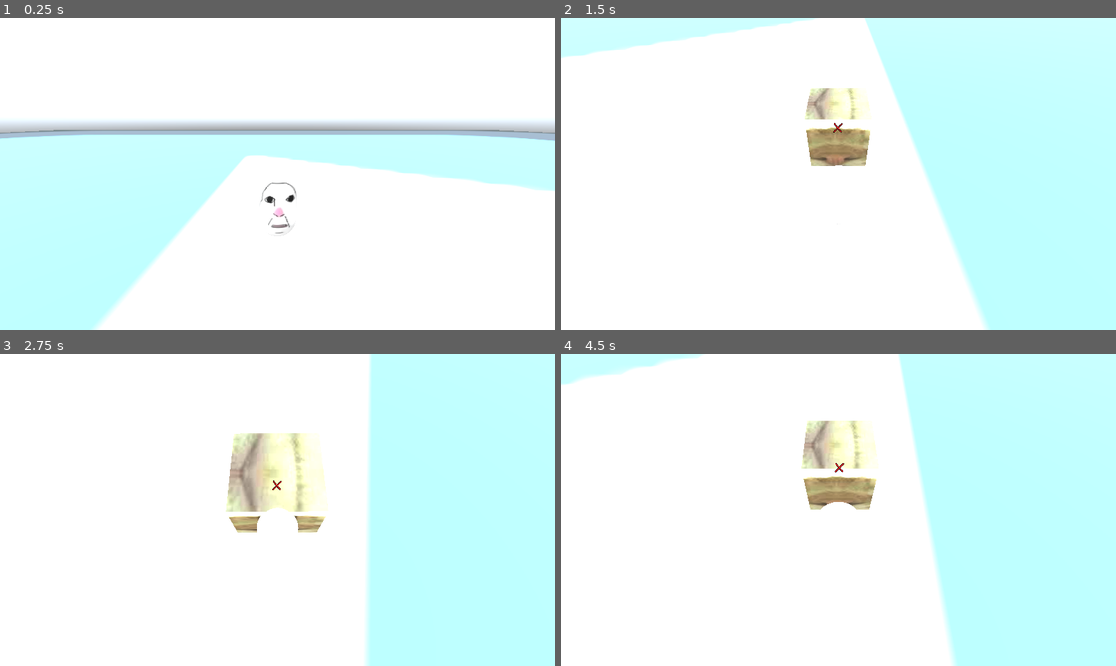
Above: before the commit, frames 1-4 (two rows, left to right).
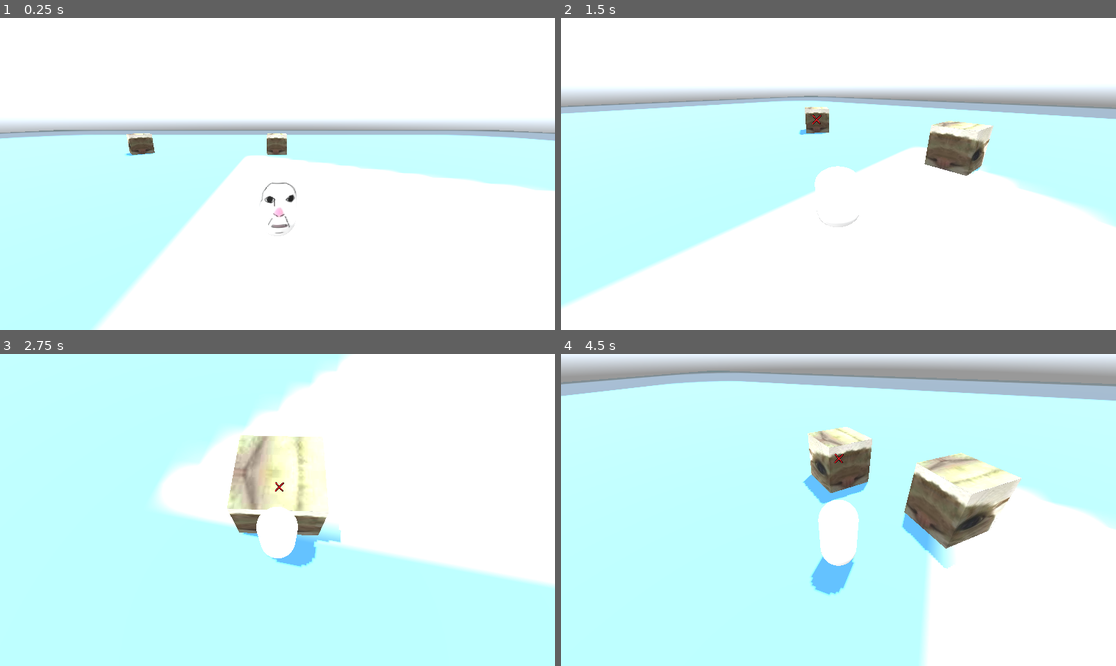
Above: after the commit, the same moments.

Repository: tabyrocket/rat-souls
Game: Godot game, scene res://scenes/test_scene.tscn
Same seed, same stepped clock (60 frames per second), same inputs: the game is played once before the commit and once after it. The engine's default icon, where the game draws it, is replaced by a stand-in: a white triangle on a blue panel in a dark square. A sky picture missing from this copy of the repository is replaced by a grey-blue gradient.
Inputs (mouse positions are in pixels of both pictures, inside the frame that each line leads up to):
- Up to frame 1 (0.25 s): no input
- Up to frame 2 (1.5 s): move the mouse to (866, 174) at 0.52 s; hold W (move_forward) from 0.53 s (still down); tap Q (lock_on) at 0.6 s; move the mouse to (810, 174) at 1.27 s; click (810, 174) at 1.35 s
- Up to frame 3 (2.75 s): keep holding W (move_forward); tap Q (lock_on) at 1.55, 2.3 s; move the mouse to (288, 503) at 2.02 s; tap Space (dodge) at 2.1 s
- Up to frame 4 (4.5 s): keep holding W (move_forward); move the mouse to (832, 516) at 2.77 s; tap Q (lock_on) at 2.85, 3.6 s; move the mouse to (877, 513) at 3.52 s; move the mouse to (794, 506) at 4.27 s; click (794, 506) at 4.35 s

The runs differ from the first frame. In frame 1, 0.6% of the frame differs, in the area x 22-52%, y 36-45%; in frame 2, 58%; in frame 3, 77%; in frame 4, 87%, in the area x 0-100%, y 0-100%.

Commit message:
Swap target lock-on

Diff:
--- a/rat-souls/characters/enemies/cat_enemy.gd
+++ b/rat-souls/characters/enemies/cat_enemy.gd
@@ -1,7 +1,8 @@
 extends CharacterBody3D
 
 # Settings
-@export var speed: float = 4.0
+@export var health: int = 5
+@export var speed: float = 3.0
 @export var attack_range: float = 2.0
 @export var attack_damage: int = 1
 @export var attack_windup: float = 0.6
@@ -18,7 +19,6 @@
 var attack_timer: float = 0.0
 var cooldown_timer: float = 0.0
 var hit_timer: float = 0.0
-var health: int = 10
 var hit_bodies: Array[Node] = []
 
 # References
--- a/rat-souls/characters/player/player.gd
+++ b/rat-souls/characters/player/player.gd
@@ -2,6 +2,7 @@
 
 # Node references
 @onready var camera_pivot: Node3D = $CameraPivot
+@onready var camera_3d: Camera3D = $CameraPivot/Camera3D
 @onready var dodge_sfx: AudioStreamPlayer3D = $DodgeSFX
 @onready var damaged_sfx: AudioStreamPlayer3D = $DamagedSFX
 @onready var visual_model: MeshInstance3D = $MeshInstance3D
@@ -16,6 +17,9 @@
 @export var lock_on_height_offset: float = -2.0
 @export var lock_rotation_speed: float = 10.0
 @export var lock_camera_look_speed: float = 8.0
+@export var lock_switch_stick_threshold: float = 0.7
+@export var lock_switch_release_threshold: float = 0.35
+@export var lock_switch_mouse_threshold: float = 120.0
 
 # Movement tuning
 @export var speed: float = 6.0
@@ -43,6 +47,8 @@
 var hit_bodies: Array[Node] = []
 var lock_target: Node3D = null
 var is_locked_on: bool = false
+var lock_switch_axis_ready: bool = true
+var lock_switch_mouse_accum_x: float = 0.0
 
 var is_hit: bool = false
 var hit_timer: float = 0.0
@@ -59,8 +65,12 @@
 
 
 func _input(event: InputEvent) -> void:
-	if event is InputEventMouseMotion and not is_locked_on:
-		_apply_look_input(Vector2(event.relative.x, event.relative.y), mouse_sensitivity)
+	if event is InputEventMouseMotion:
+		var motion_event: InputEventMouseMotion = event
+		if is_locked_on:
+			_process_lock_switch_mouse(motion_event.relative.x)
+		else:
+			_apply_look_input(Vector2(motion_event.relative.x, motion_event.relative.y), mouse_sensitivity)
 
 
 func _physics_process(delta: float) -> void:
@@ -107,17 +117,25 @@
 
 func _validate_lock_target() -> void:
 	if is_locked_on and not is_instance_valid(lock_target):
-		_clear_lock_target()
+		var next_target: Node3D = find_lock_target()
+		if next_target != null:
+			_set_lock_target(next_target)
+		else:
+			_clear_lock_target()
 
 
 func _set_lock_target(target: Node3D) -> void:
 	lock_target = target
 	is_locked_on = target != null
+	lock_switch_mouse_accum_x = 0.0
+	lock_switch_axis_ready = true
 
 
 func _clear_lock_target() -> void:
 	lock_target = null
 	is_locked_on = false
+	lock_switch_mouse_accum_x = 0.0
+	lock_switch_axis_ready = true
 
 
 func _update_lock_on_orientation(delta: float) -> void:
@@ -175,9 +193,106 @@
 	return closest
 
 
+func _process_lock_switch_axis(look_x: float) -> void:
+	if not _has_lock_target():
+		return
+
+	if not lock_switch_axis_ready:
+		if abs(look_x) <= lock_switch_release_threshold:
+			lock_switch_axis_ready = true
+		return
+
+	if look_x >= lock_switch_stick_threshold:
+		_try_switch_lock_target(1.0)
+		lock_switch_axis_ready = false
+	elif look_x <= -lock_switch_stick_threshold:
+		_try_switch_lock_target(-1.0)
+		lock_switch_axis_ready = false
+
+
+func _process_lock_switch_mouse(mouse_delta_x: float) -> void:
+	if not _has_lock_target():
+		return
+
+	lock_switch_mouse_accum_x += mouse_delta_x
+
+	if lock_switch_mouse_accum_x >= lock_switch_mouse_threshold:
+		_try_switch_lock_target(1.0)
+		lock_switch_mouse_accum_x = 0.0
+	elif lock_switch_mouse_accum_x <= -lock_switch_mouse_threshold:
+		_try_switch_lock_target(-1.0)
+		lock_switch_mouse_accum_x = 0.0
+
+
+func _try_switch_lock_target(direction_sign: float) -> void:
+	if not _has_lock_target():
+		return
+
+	var next_target: Node3D = _find_lock_target_in_screen_direction(direction_sign)
+	if next_target != null:
+		_set_lock_target(next_target)
+
+
+func _find_lock_target_in_screen_direction(direction_sign: float) -> Node3D:
+	if not _has_lock_target() or direction_sign == 0.0:
+		return null
+
+	var current_x: float = _get_target_screen_x(lock_target)
+	if is_inf(current_x):
+		return null
+
+	var enemies: Array = get_tree().get_nodes_in_group("enemy")
+	var best_target: Node3D = null
+	var best_screen_delta: float = INF
+	var best_world_dist: float = INF
+
+	for e in enemies:
+		if not is_instance_valid(e) or not (e is Node3D):
+			continue
+
+		var enemy: Node3D = e
+		if enemy == lock_target:
+			continue
+
+		var world_dist: float = global_position.distance_to(enemy.global_position)
+		if world_dist > lock_on_range:
+			continue
+
+		var candidate_x: float = _get_target_screen_x(enemy)
+		if is_inf(candidate_x):
+			continue
+
+		var screen_delta: float = candidate_x - current_x
+		if direction_sign > 0.0 and screen_delta <= 0.0:
+			continue
+		if direction_sign < 0.0 and screen_delta >= 0.0:
+			continue
+
+		var abs_delta: float = abs(screen_delta)
+		if abs_delta < best_screen_delta or (is_equal_approx(abs_delta, best_screen_delta) and world_dist < best_world_dist):
+			best_target = enemy
+			best_screen_delta = abs_delta
+			best_world_dist = world_dist
+
+	return best_target
+
+
+func _get_target_screen_x(target: Node3D) -> float:
+	if camera_3d == null:
+		return INF
+
+	var target_pos: Vector3 = target.global_position + Vector3(0.0, lock_on_height_offset, 0.0)
+	if camera_3d.is_position_behind(target_pos):
+		return INF
+
+	return camera_3d.unproject_position(target_pos).x
+
+
 func _process_controller_look(delta: float) -> void:
 	var look_input: Vector2 = Input.get_vector("look_left", "look_right", "look_up", "look_down")
-	if look_input != Vector2.ZERO and not is_locked_on:
+	if is_locked_on:
+		_process_lock_switch_axis(look_input.x)
+	elif look_input != Vector2.ZERO:
 		_apply_look_input(look_input, controller_look_sensitivity * delta)
 
 
--- a/rat-souls/scenes/test_scene.tscn
+++ b/rat-souls/scenes/test_scene.tscn
@@ -47,6 +47,9 @@
 bus = &"BGM"
 
 [node name="CatEnemy" parent="." unique_id=1927594226 instance=ExtResource("5_qjeyg")]
-transform = Transform3D(2, 0, 0, 0, 2, 0, 0, 0, 2, -0.07328606, 1.1250005, 12.388373)
+transform = Transform3D(2, 0, 0, 0, 2, 0, 0, 0, 2, -0.07328606, 1.1250005, -17.379742)
+
+[node name="CatEnemy2" parent="." unique_id=511084164 instance=ExtResource("5_qjeyg")]
+transform = Transform3D(2, 0, 0, 0, 2, 0, 0, 0, 2, -15.115949, 1.1250005, -17.379742)
 
 [node name="UI" parent="." unique_id=855579192 instance=ExtResource("6_3qnke")]
